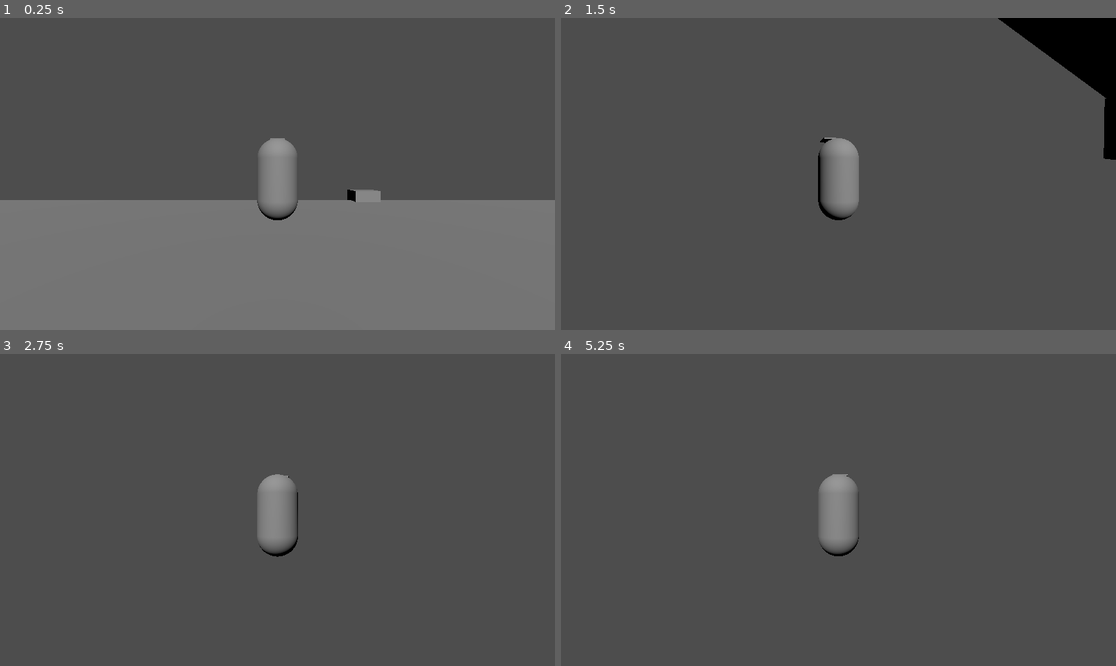
Above: before the commit, frames 1-4 (two rows, left to right).
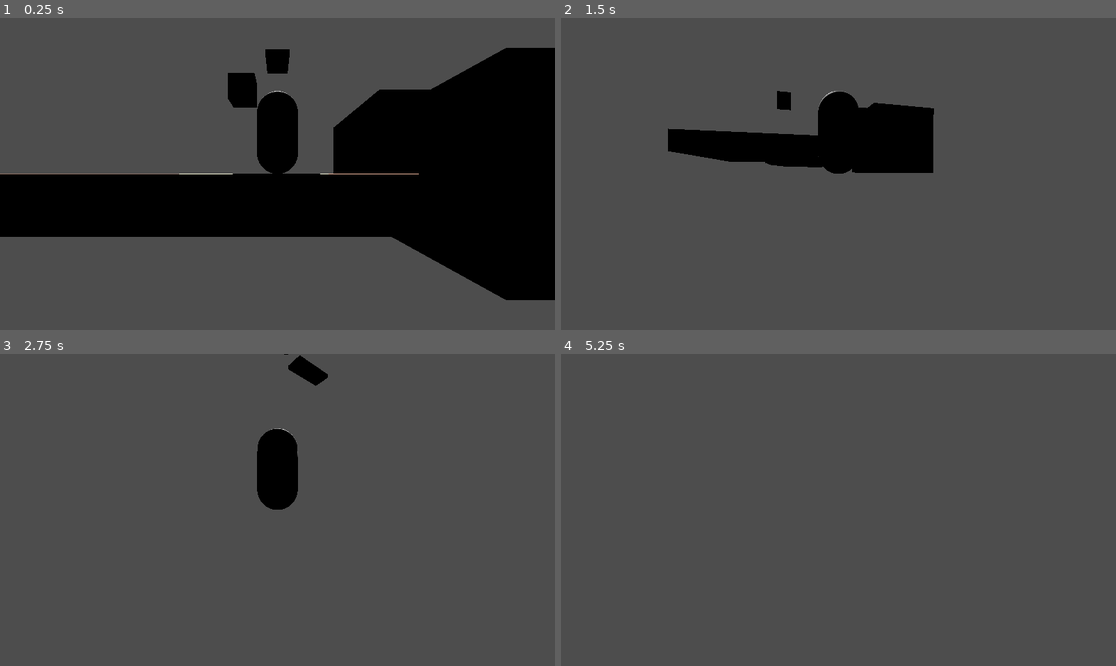
Above: after the commit, the same moments.

Repository: Nigel-Karunaratne/3DPlatformer_Godot4
Game: Godot game, scene res://level_scenes/test_level.tscn
Same seed, same stepped clock (60 frames per second), same inputs: the game is played once before the commit and once after it. The project has no main scene, so this scene is started directly.
Inputs (mouse positions are in pixels of both pictures, inside the frame that each line leads up to):
- Up to frame 1 (0.25 s): no input
- Up to frame 2 (1.5 s): tap Enter at 0.5 s; move the mouse to (866, 174) at 0.52 s; hold W (move_forward) from 0.53 s (still down); tap T at 0.6, 1.35 s; tap Space (jump) at 0.77 s; move the mouse to (810, 174) at 1.27 s
- Up to frame 3 (2.75 s): keep holding W (move_forward); tap Space (jump) at 1.52 s; move the mouse to (288, 503) at 2.02 s; tap T at 2.1 s
- Up to frame 4 (5.25 s): keep holding W (move_forward); move the mouse to (832, 516) at 2.77 s; tap T every 0.75 s from 2.85 to 5.1 s; tap Space (jump) at 3.02, 3.77, 4.25, 4.52 s; move the mouse to (877, 513) at 3.52 s; move the mouse to (794, 506) at 4.27 s; tap Enter at 5 s; move the mouse to (844, 510) at 5.02 s

The runs differ from the first frame. In frame 1, 65% of the frame differs, in the area x 0-100%, y 9-100%; in frame 2, 12%; in frame 3, 2.9%; in frame 4, 1.5%.

Commit message:
Added some platforms

Diff:
--- a/level_scenes/test_level.tscn
+++ b/level_scenes/test_level.tscn
@@ -1,7 +1,8 @@
-[gd_scene load_steps=5 format=3 uid="uid://dhg435sgwtowo"]
+[gd_scene load_steps=6 format=3 uid="uid://dhg435sgwtowo"]
 
 [ext_resource type="PackedScene" uid="uid://cjga8w2bc7wiu" path="res://prefab_scenes/player_camera.tscn" id="1_3pse8"]
 [ext_resource type="PackedScene" uid="uid://ceyhw3o4v3g3n" path="res://prefab_scenes/player.tscn" id="1_r1r6b"]
+[ext_resource type="Material" uid="uid://dpm03fq4x77bb" path="res://materials/m_grid_cafeaulait.tres" id="3_0rfjg"]
 
 [sub_resource type="BoxShape3D" id="BoxShape3D_pjlli"]
 
@@ -10,6 +11,8 @@
 [node name="Node3D" type="Node3D"]
 
 [node name="StaticBody3D" type="StaticBody3D" parent="."]
+transform = Transform3D(1, 0, 0, 0, 1, 0, 0, 0, 1, 0, 3.84053, 0)
+collision_mask = 9
 
 [node name="CollisionShape3D" type="CollisionShape3D" parent="StaticBody3D"]
 shape = SubResource("BoxShape3D_pjlli")
@@ -18,22 +21,40 @@
 mesh = SubResource("BoxMesh_647md")
 skeleton = NodePath("../..")
 
-[node name="StaticBody3D2" type="StaticBody3D" parent="."]
-transform = Transform3D(24.9426, 0, 0, 0, 0.129721, 0, 0, 0, 8.9767, -3.87091, -4.76837e-07, 4.38593)
-
-[node name="CollisionShape3D" type="CollisionShape3D" parent="StaticBody3D2"]
-shape = SubResource("BoxShape3D_pjlli")
-
-[node name="MeshInstance3D" type="MeshInstance3D" parent="StaticBody3D2"]
-mesh = SubResource("BoxMesh_647md")
-skeleton = NodePath("../..")
-
 [node name="DirectionalLight3D" type="DirectionalLight3D" parent="."]
 transform = Transform3D(1, 0, 0, 0, 0.79672, 0.604349, 0, -0.604349, 0.79672, 0, 4, 0)
 
+[node name="SpringArm3D2" parent="." node_paths=PackedStringArray("player") instance=ExtResource("1_3pse8")]
+transform = Transform3D(-1, 0, -1.50996e-07, 0, 1, 0, 1.50996e-07, 0, -1, -1.37437, 1.73453, -3.21905)
+player = NodePath("../CharacterBody3D")
+
 [node name="CharacterBody3D" parent="." node_paths=PackedStringArray("camera") instance=ExtResource("1_r1r6b")]
-transform = Transform3D(1, 0, 0, 0, 1, 0, 0, 0, 1, -3.65402, 0.734528, 3.66633)
-camera = NodePath("SpringArm3D2")
+transform = Transform3D(1, 0, 0, 0, 1, 0, 0, 0, 1, -1.37437, 0.734527, -3.21905)
+camera = NodePath("../SpringArm3D2")
 
-[node name="SpringArm3D2" parent="CharacterBody3D" instance=ExtResource("1_3pse8")]
-transform = Transform3D(1, 0, 0, 0, 1, 0, 0, 0, 1, 0, 1.127, 0)
+[node name="CSGCombiner3D" type="CSGCombiner3D" parent="."]
+use_collision = true
+
+[node name="CSGBox3D" type="CSGBox3D" parent="CSGCombiner3D"]
+size = Vector3(10, 1, 10)
+material = ExtResource("3_0rfjg")
+
+[node name="CSGBox3D2" type="CSGBox3D" parent="CSGCombiner3D"]
+transform = Transform3D(1, 0, 0, 0, 1, 0, 0, 0, 1, 0, 0, 12)
+size = Vector3(4, 1, 10)
+material = ExtResource("3_0rfjg")
+
+[node name="CSGBox3D4" type="CSGBox3D" parent="CSGCombiner3D"]
+transform = Transform3D(1, 0, 0, 0, 1, 0, 0, 0, 1, -7, 1.5, 2)
+size = Vector3(4, 4, 6)
+material = ExtResource("3_0rfjg")
+
+[node name="CSGBox3D5" type="CSGBox3D" parent="CSGCombiner3D"]
+transform = Transform3D(1, 0, 0, 0, 1, 0, 0, 0, 1, -7, 0.5, -3)
+size = Vector3(4, 4, 4)
+material = ExtResource("3_0rfjg")
+
+[node name="CSGBox3D3" type="CSGBox3D" parent="CSGCombiner3D"]
+transform = Transform3D(0.707107, 0, -0.707107, 0, 1, 0, 0.707107, 0, 0.707107, -3.53553, 0, 23.7071)
+size = Vector3(4, 1, 10)
+material = ExtResource("3_0rfjg")
